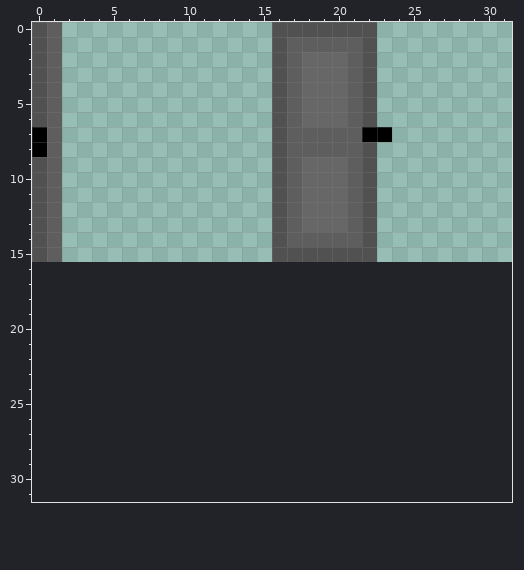
Pixel-art sprite, stored at Assets/Sprites/Interactables/Door/Door.png. This is how it looked before the edit.
The file is 32x16 pixels. Colours within 5 levels of each other are drawn and written as one. The old version is drawn lined up with the new one, on the new canvas.
And afterwards:
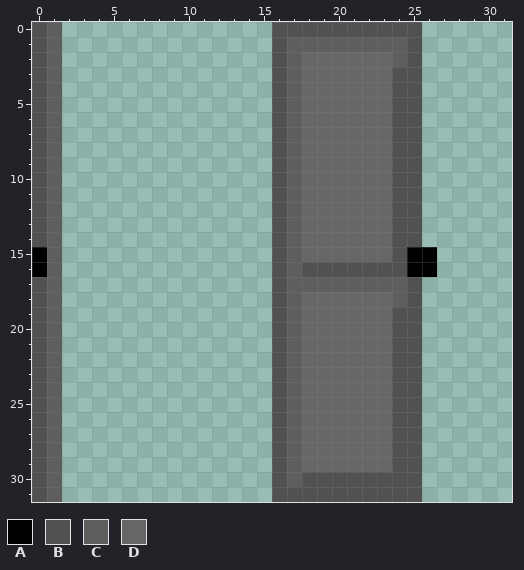
Palette (. is transparent): A #000000  B #515151  C #5e5e5e  D #676767
Change:
canvas 32x16 -> 32x32
Colour A now appears in row 15 at x 25 to 26; in row 16 at x 0 and 25 to 26.
The author changed colour B to colour A in row 15 at x 0.
Colour B now appears in row 0 at x 23 to 25; in rows 1 to 2 at x 25; in rows 3 to 14 at x 24 to 25; in row 15 at x 24; in row 16 at x 16 and 18 to 24; in rows 17 to 18 at x 0, 16 and 25.
Colour B now appears in rows 19 to 29 at x 0, 16 and 24 to 25; in row 30 at x 0, 16 and 18 to 25; in row 31 at x 0 and 16 to 25.
The author changed colour A to colour B in rows 7 to 8 at x 0.
Colour C now appears in row 1 at x 23 to 24; in row 2 at x 24; in row 16 at x 1 and 17; in row 17 at x 1 and 17 to 24; in row 18 at x 1, 17 and 24; in rows 19 to 30 at x 1 and 17.
Colour C now appears in row 31 at x 1.
The author changed colour B to colour C in row 1 at x 22; in row 15 at x 17.
Colour D now appears in rows 2 to 6 at x 23; in rows 8 to 15 at x 23; in rows 18 to 29 at x 18 to 23.
The author changed colour A to colour D in row 7 at x 22 to 23.
The author changed colour B to colour D in rows 2 to 6 at x 22; in rows 8 to 14 at x 22; in row 15 at x 18 to 22.
The author changed colour C to colour D in rows 2 to 6 at x 21; in rows 7 to 8 at x 18 to 21; in rows 9 to 13 at x 21; in row 14 at x 18 to 21.
Where, in picture pixels (left, top, right, bottom), the same in both pictures:
changed: (272, 22, 437, 502)
changed: (32, 127, 47, 157)
changed: (32, 247, 62, 502)
